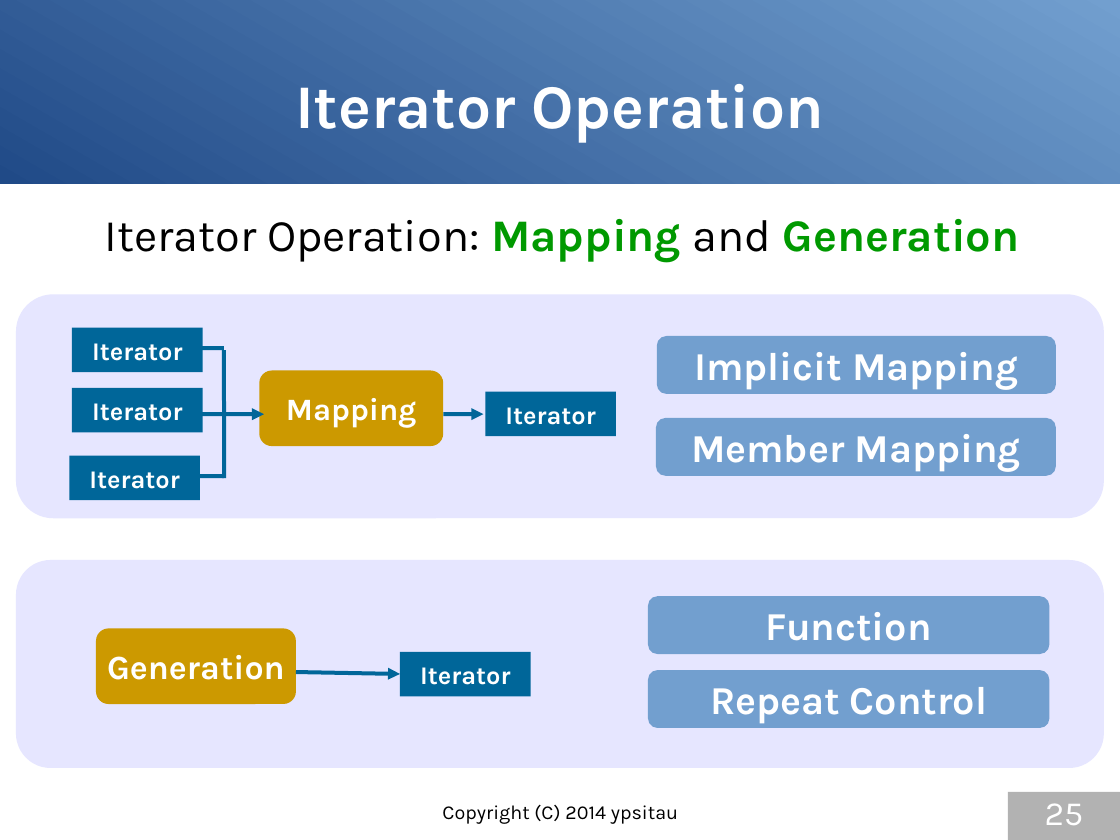
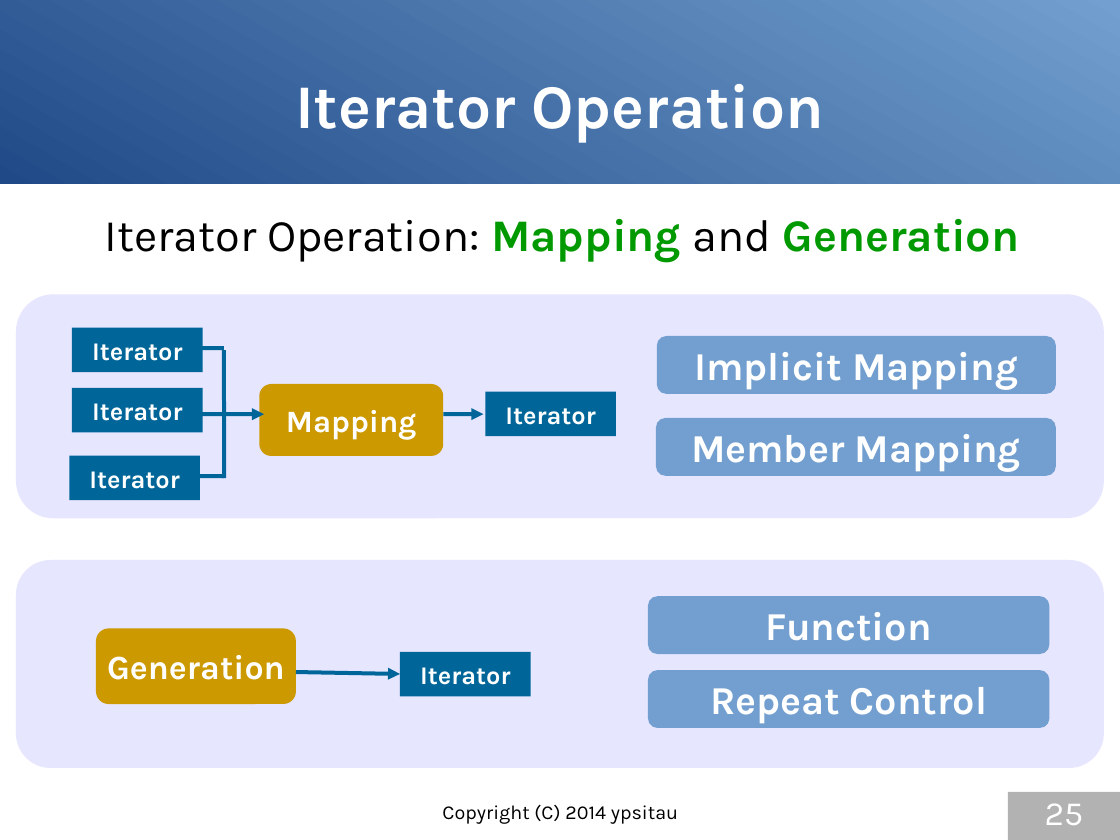
Before and after one commit to gura-lang/gura-doc, a slide deck: slide 25 of presentation/gura-introduction-e.odp. Drawn at 1120x840 pixels with LibreOffice and Linux fonts; fonts in the diff are those of the drawing. Boxes give left, top, right and bottom in pixels: in the first picture for what was removed or moved away, otherwise in the second. Text is boxed around its words. In the diff, an @@ line names an element or a change of style, - is before the commit and + after.

```diff
--- a/presentation/gura-introduction-e.odp
+++ b/presentation/gura-introduction-e.odp
@@ rounded rectangle "Mapping": place and size @@
-rounded rectangle "Mapping" at <box>259,371,443,446</box>
+rounded rectangle "Mapping" at <box>259,384,443,456</box>
```
Also in this commit, not shown: 12 other slides changed, 1 other file.
